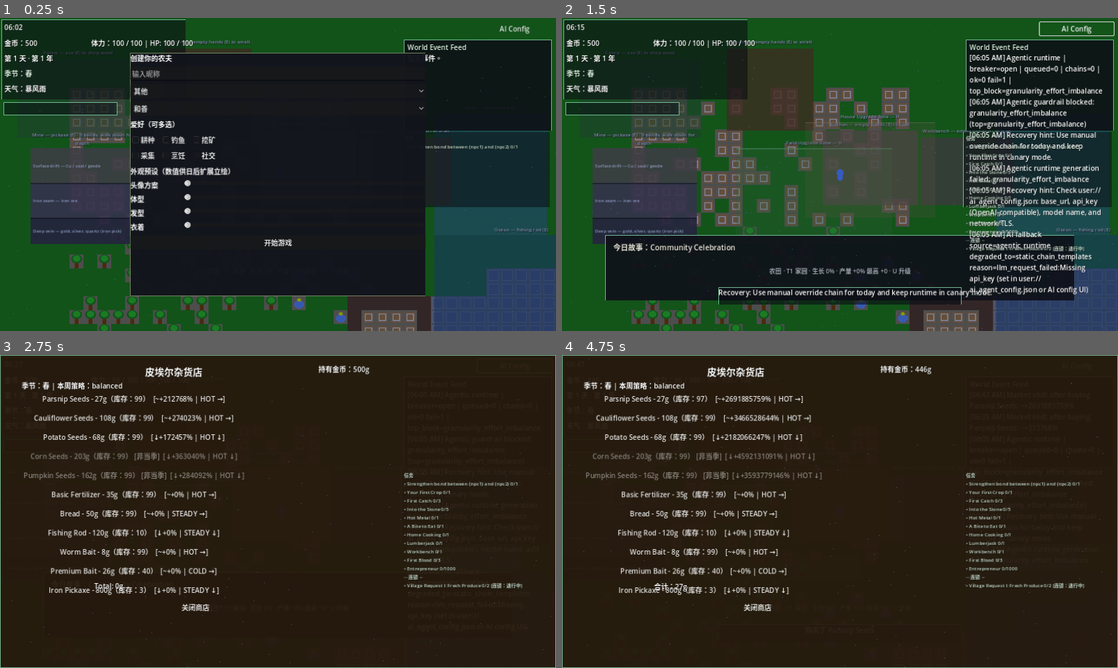
Above: before the commit, frames 1-4 (two rows, left to right).
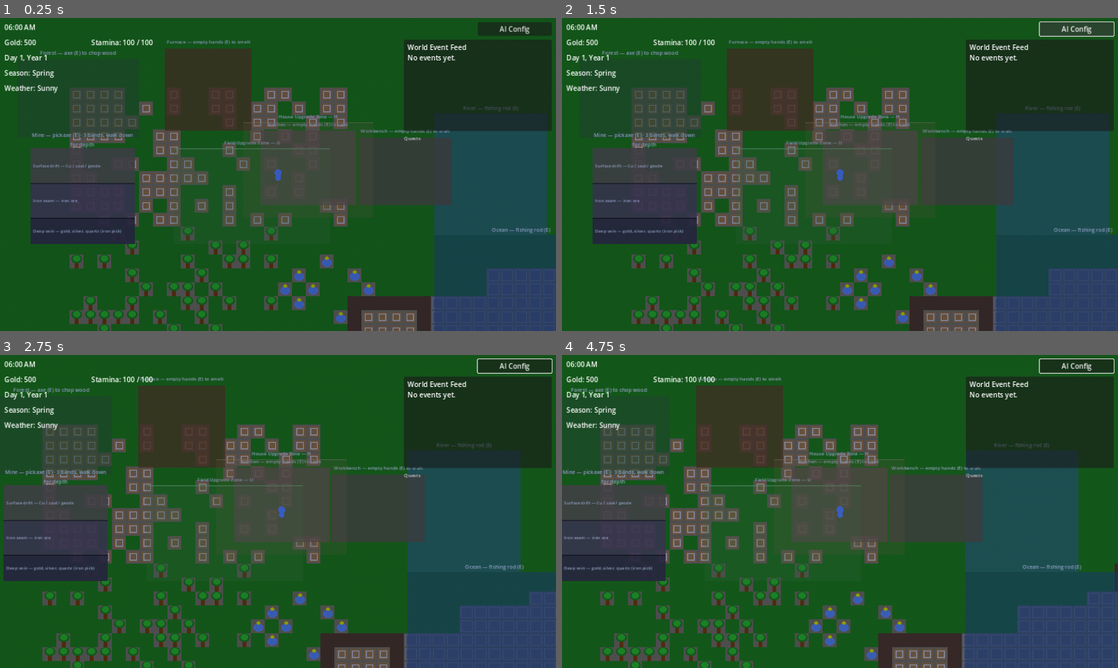
Above: after the commit, the same moments.

Repository: whu3554055-crypto/Stardew-Valley-AI
Game: Godot game, scene res://scenes/main.tscn
Same seed, same stepped clock (60 frames per second), same inputs: the game is played once before the commit and once after it. Sound files missing from this copy of the repository are replaced by a short silence.
Inputs (mouse positions are in pixels of both pictures, inside the frame that each line leads up to):
- Up to frame 1 (0.25 s): no input
- Up to frame 2 (1.5 s): click (840, 243) at 0.5 s, where only the run before the commit has a clickable "开始游戏"; click "AI Config" at 1.25 s
- Up to frame 3 (2.75 s): move the mouse to (400, 495) at 2.02 s; press the mouse at (400, 495) at 2.03 s; hold D (move_right) from 2.03 s (still down); tap B (open_shop) at 2.27 s
- Up to frame 4 (4.75 s): release D (move_right) at 2.75 s; release the mouse at (962, 495) at 2.75 s; drag from (728, 527) to (845, 511) at 2.77 s; click (695, 398) at 3.5 s, where only the run before the commit has a clickable "Parsnip Seeds - 27g（库存：99） [~…"; click (695, 398) at 4.25 s, where only the run before the commit has a clickable "Parsnip Seeds - 27g（库存：98） [~…"

The runs differ from the first frame. In frame 1, 61% of the frame differs, in the area x 0-100%, y 0-99%; in frame 2, 41%; in frame 3, 92%; in frame 4, 97%, in the area x 0-100%, y 0-100%.
Error after the commit: Parse Error: There is already a variable named "now_sec" declared in this scope. (res://scenes/main.gd:940)

Commit message:
combat: add temporary attack speed buff on kill streak milestones
Made-with: Cursor

Diff:
--- a/scenes/main.gd
+++ b/scenes/main.gd
@@ -59,6 +59,7 @@
 var _kill_streak_expire_at: float = 0.0
 var _revenge_buff_until: float = 0.0
 var _no_ore_kill_streak: int = 0
+var _attack_speed_buff_until: float = 0.0
 const PLAYER_ATTACK_COOLDOWN_MS := 340
 const PLAYER_ATTACK_RANGE := 56.0
 const PLAYER_ATTACK_DAMAGE := 12
@@ -91,6 +92,8 @@
 const PANIC_INVULN_SEC := 0.85
 const ELITE_BOUNTY_GOLD_BASE := 36
 const ATTACK_STAMINA_COST := 4.0
+const STREAK_HASTE_SEC := 2.2
+const STREAK_HASTE_COOLDOWN_MULT := 0.72
 const WORLD_EVENT_FEED_MAX := 6
 const GAME_SAVE_BUNDLE_PATH := "user://game_save.bundle" # legacy fallback path
 const GAME_SAVE_SLOT_A_PATH := "user://game_save_a.bundle"
@@ -921,6 +924,9 @@
 		return
 	var now_ms: int = Time.get_ticks_msec()
 	var cd_ms: int = int(w.get("cooldown_ms", PLAYER_ATTACK_COOLDOWN_MS))
+	var now_sec: float = float(now_ms) / 1000.0
+	if now_sec <= _attack_speed_buff_until:
+		cd_ms = maxi(80, int(round(float(cd_ms) * STREAK_HASTE_COOLDOWN_MULT)))
 	if now_ms - _last_attack_ms < cd_ms:
 		return
 	_last_attack_ms = now_ms
@@ -1078,6 +1084,7 @@
 		var depth_bonus: int = maxi(0, GameZones.mine_depth_from_global_y(enemy.global_position.y))
 		var bonus_gold: int = 14 + depth_bonus * 4
 		GameManager.player_data["gold"] = int(GameManager.player_data.get("gold", 0)) + bonus_gold
+		_attack_speed_buff_until = now_sec + STREAK_HASTE_SEC
 		show_quick_tip("Kill streak %d! +%dg" % [_kill_streak, bonus_gold], 1.1)
 		record_world_event("Combat bonus: streak %d (+%dg)." % [_kill_streak, bonus_gold])
 	_play_fx_mine()
